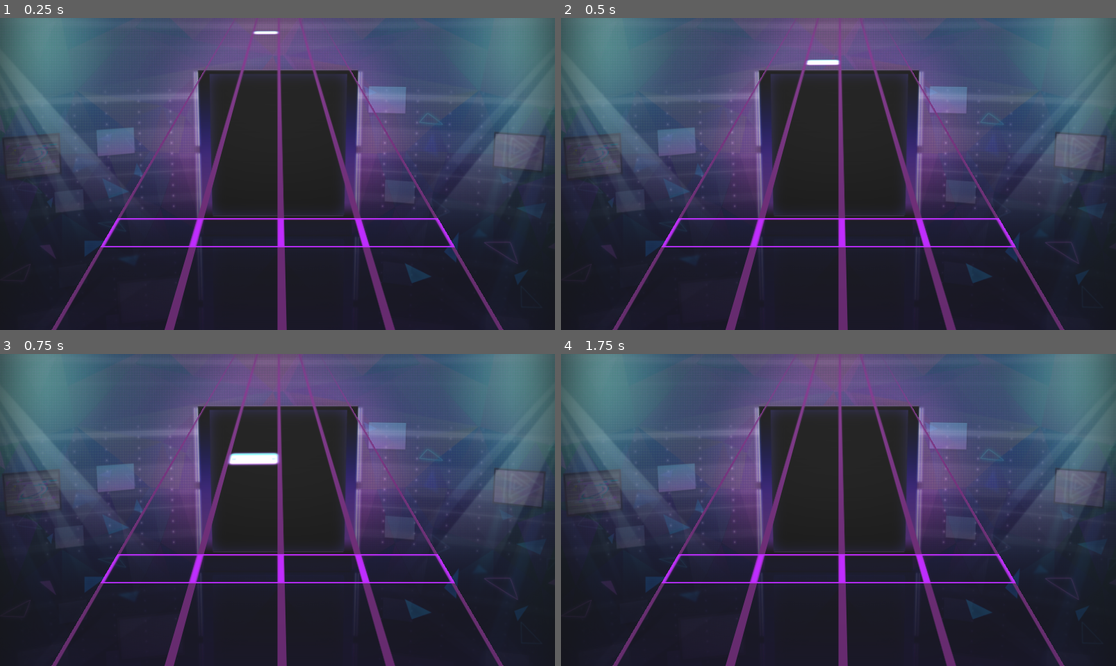
Above: before the commit, frames 1-4 (two rows, left to right).
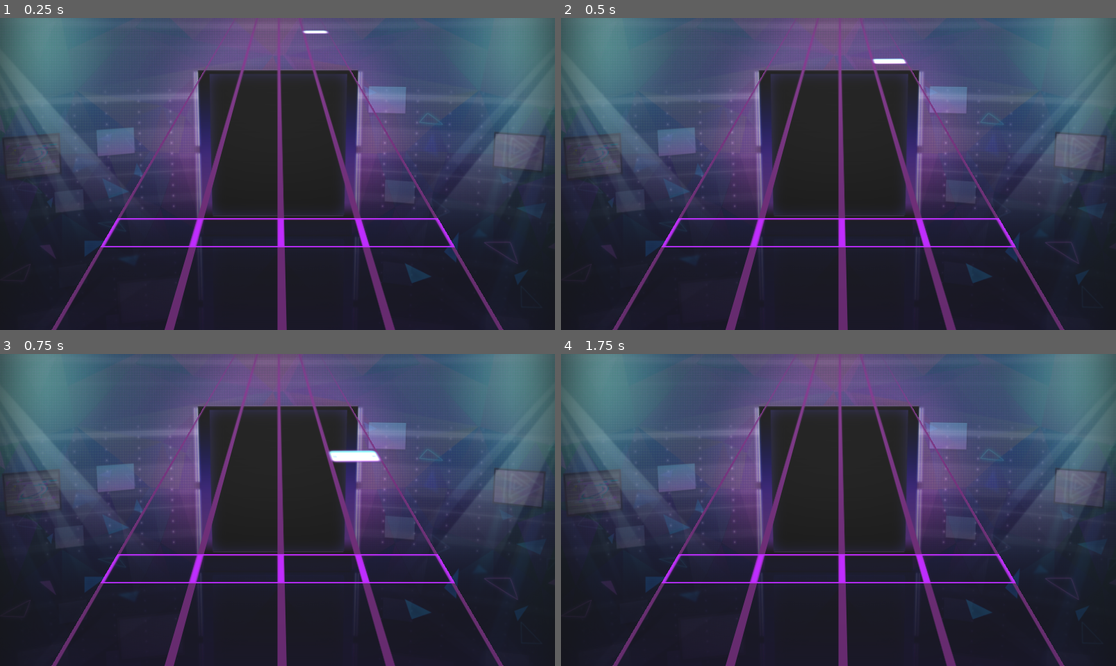
Above: after the commit, the same moments.

Repository: starexplorer21/RhythmHero
Game: Godot game, scene res://assets/RhythmGame.tscn
Two runs of this game, one before a commit and one after it. Both use one fixed random seed, a clock stepped at 60 frames per second and the inputs below.
Inputs:
- Up to frame 1 (0.25 s): no input
- Up to frame 2 (0.5 s): no input
- Up to frame 3 (0.75 s): tap Q (lane1) at 0.6 s
- Up to frame 4 (1.75 s): tap W (lane2) at 0.8, 1.35 s; tap O (lane3) at 1.55 s

The runs differ from the first frame. In frame 1, 0.1% of the frame differs, in the area x 45-60%, y 3-6%; in frame 2, 0.2%; in frame 3, 0.7%, in the area x 41-69%, y 30-36%; in frame 4, nothing differs.

Commit message:
Load Map complete
This commit has the framework for loading the map, but has not put the map onto the game yet

Diff:
--- a/assets/RhythmGame.tscn
+++ b/assets/RhythmGame.tscn
@@ -34,7 +34,7 @@
 script = ExtResource("4_m0ims")
 
 [node name="Note" parent="." instance=ExtResource("4_ndegh")]
-transform = Transform3D(1, 0, 0, 0, 1, 0, 0, 0, 1, -0.898911, 0, -19.3399)
+transform = Transform3D(1, 0, 0, 0, 1, 0, 0, 0, 1, 3, 0, -19.5)
 
 [node name="Road" type="MeshInstance3D" parent="."]
 transform = Transform3D(4, 0, 0, 0, 1, 0, 0, 0, 11, 0, 0, -8.12168)
--- /dev/null
+++ b/global.gd
@@ -0,0 +1,12 @@
+extends Node
+
+var map = "Awake Now"
+
+# Called when the node enters the scene tree for the first time.
+func _ready():
+	pass # Replace with function body.
+
+
+# Called every frame. 'delta' is the elapsed time since the previous frame.
+func _process(delta):
+	pass
--- a/maps/Awake Now/map.json
+++ b/maps/Awake Now/map.json
@@ -0,0 +1 @@
+{ "song_name": "Awake Now", "lane1": [], "lane2": [], "lane3": [], "lane4": [] }
--- /dev/null
+++ b/pathmap.json
@@ -0,0 +1 @@
+{"lane1":[0,1,2,3,4],"lane2":[0,1,2,3,4],"lane3":[0,1,2,3,4],"lane4":[0,1,2,3,4],"song_name":"Awake Now"}
--- a/project.godot
+++ b/project.godot
@@ -18,6 +18,10 @@
 [audio]
 
 buses/default_bus_layout=""
+
+[autoload]
+
+Global="*res://global.gd"
 
 [input]
 
--- a/scripts/GameManager.gd
+++ b/scripts/GameManager.gd
@@ -1,4 +1,12 @@
 extends Node3D
+
+var lane1X = -2.95
+
+var lane2X = -0.9
+
+var lane3X = 1.05
+
+var lane4X = 3
 
 var lane1 = []
 var lane1_is_held = false
@@ -12,16 +20,42 @@
 var lane4 = []
 var lane4_is_held = false
 
+var path = "res:/maps/"+"Awake Now"+"/"
+var song = "path" + "song.mp3"
+var map = "path" + "map.json"
+
 # Called when the node enters the scene tree for the first time.
 func _ready():
 	var music_player = AudioStreamPlayer.new()
-	music_player.stream = load("res://resources/Awake Now.mp3")
+	music_player.stream = load(song)
 	add_child(music_player)
 	music_player.play()
-	lane2.push_front($Note)
-# Called every frame. 'delta' is the elapsed time since the previous frame.
-func _process(delta):
-	pass
+	load_song()
+
+func load_song():
+	if not FileAccess.file_exists(map):
+		print("Error could not load map")
+		return
+
+	var load_file = FileAccess.open(map, FileAccess.READ)
+	var dict = JSON.parse_string(load_file.get_as_text())
+	print(dict)
+
+
+func save():
+	var dict = {}
+	dict["song_name"] = $/root/Global.map
+
+	dict["lane1"] = [0,1,2,3,4]
+	dict["lane2"] = [0,1,2,3,4]
+	dict["lane3"] = [0,1,2,3,4]
+	dict["lane4"] = [0,1,2,3,4]
+
+	var save_file = FileAccess.open(map, FileAccess.WRITE)
+	save_file.store_string(JSON.stringify(dict))
+	print(dict)
+	print("Saved")
+
 
 func judge_lane(l):
 	var lane = []
